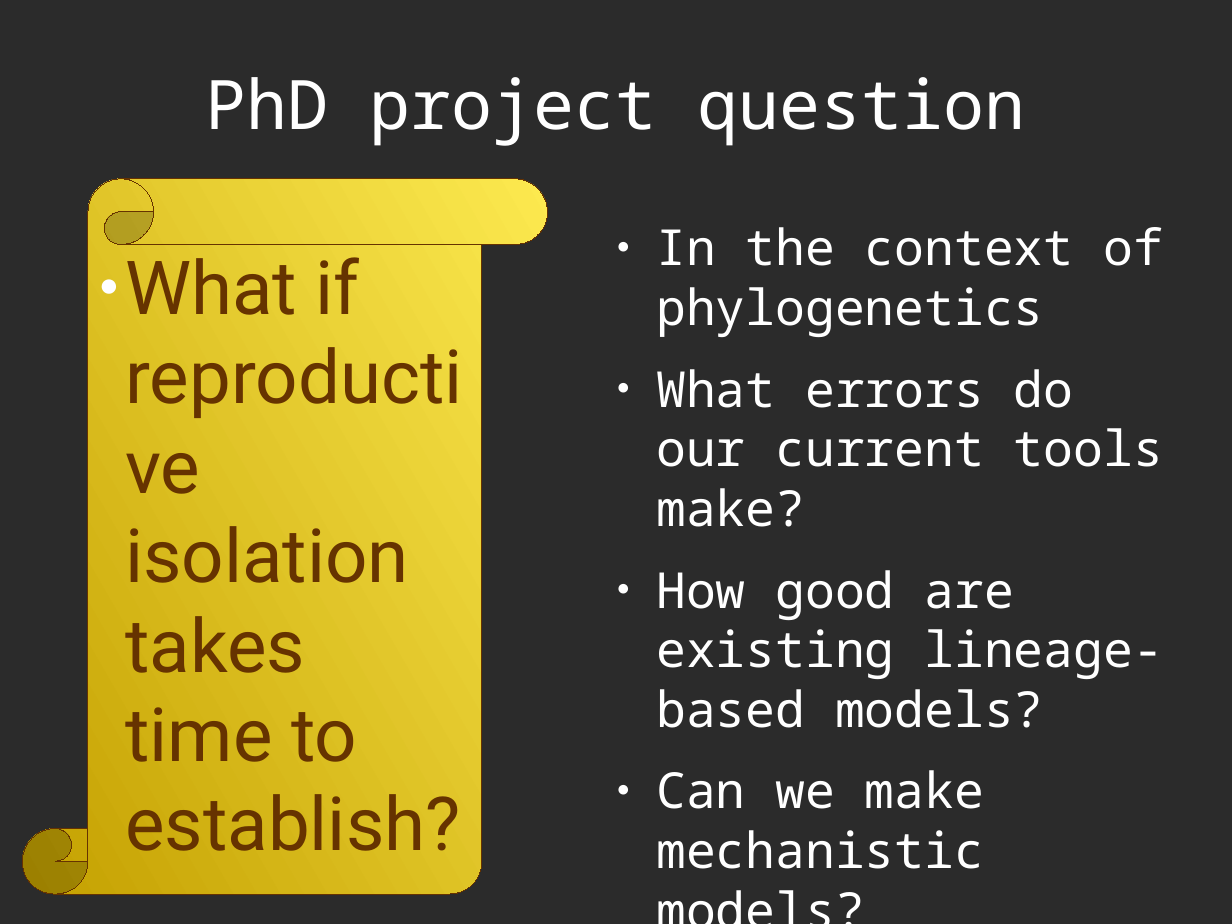
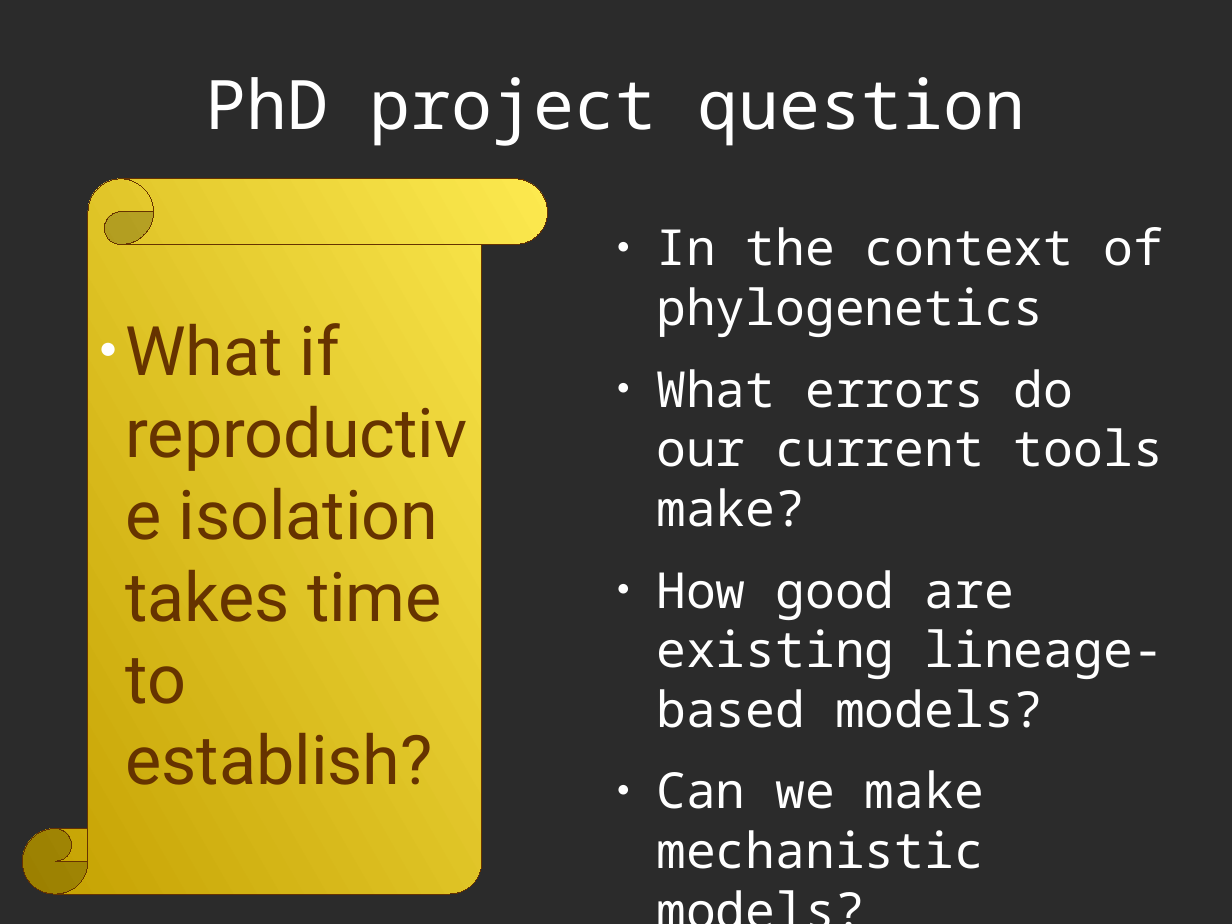
Before and after one commit to richelbilderbeek/Science, a slide deck: slide 2 of Bilderbeek20160926TeceMeeting/20160926TeceMeeting.odp. Drawn at 1232x924 pixels with LibreOffice and Linux fonts; fonts in the diff are those of the drawing; background and template pictures are left out; a plain dark background stands for a picture behind light text. Boxes give left, top, right and bottom in pixels: in the first picture for what was removed or moved away, otherwise in the second. Text is boxed around its words. In the diff, an @@ line names an element or a change of style, - is before the commit and + after.

```diff
--- a/Bilderbeek20160926TeceMeeting/20160926TeceMeeting.odp
+++ b/Bilderbeek20160926TeceMeeting/20160926TeceMeeting.odp
@@ vertical scroll "What if reproductive isolation takes ..." at [22,179,548,894]: size 48 to 44 pt @@
```
Also in this commit, not shown: 3 other slides changed, 1 slide added, 1 other file.
